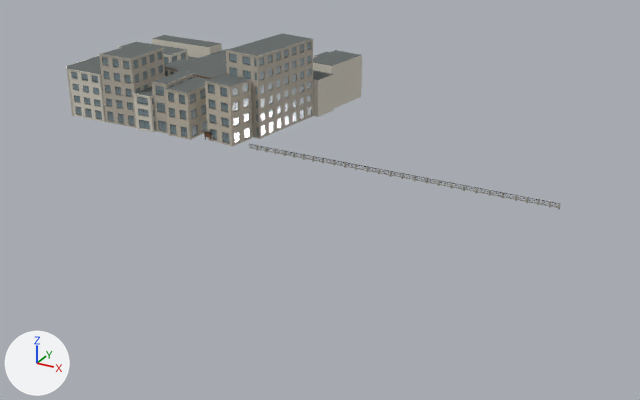
Before and after pictures for a commit that changed the glTF model experience/public/assets/neighborhoods/shijo-east/cells/cell-e010-n000/near.gltf.
One viewpoint serves both versions: a 50 mm lens placed at (1141.4, -124.7, 64.4), pointed at (1063.3, 17.3, -6.7). Lighting does not change. The marker at lower left points along +X, +Y and +Z. The first picture is the older version. Vertices at exactly the same position are counted once.

Before the edit, the objects in view are built like this:
```python
me_cell_e010_n000_near_granite = bpy.data.meshes.new('cell-e010-n000_near_granite')
me_cell_e010_n000_near_granite.from_pydata(...)  # 766 vertices, 1042 faces; spans x 1025.0..1109.5, y 18.6..29.4, z -0.1..13.0
me_cell_e010_n000_near_granite.materials.append(mat_granite)
me_cell_e010_n000_near_plaster = bpy.data.meshes.new('cell-e010-n000_near_plaster')
me_cell_e010_n000_near_plaster.from_pydata(...)  # 2433 vertices, 2364 faces; spans x 995.3..1049.1, y 18.7..65.2, z 0.0..11.8
me_cell_e010_n000_near_plaster.materials.append(mat_plaster)
me_cell_e010_n000_near_tile_wall = bpy.data.meshes.new('cell-e010-n000_near_tile-wall')
me_cell_e010_n000_near_tile_wall.from_pydata(...)  # 1518 vertices, 1602 faces; spans x 1007.2..1046.2, y 19.1..46.5, z 0.0..18.0
me_cell_e010_n000_near_tile_wall.materials.append(mat_tile_wall)
ob_cell_e010_n000_near_granite = bpy.data.objects.new('cell-e010-n000_near_granite', me_cell_e010_n000_near_granite)
ob_cell_e010_n000_near_granite.location = (0.0, 0.0, 0.0)
ob_cell_e010_n000_near_plaster = bpy.data.objects.new('cell-e010-n000_near_plaster', me_cell_e010_n000_near_plaster)
ob_cell_e010_n000_near_plaster.location = (0.0, 0.0, 0.0)
ob_cell_e010_n000_near_tile_wall = bpy.data.objects.new('cell-e010-n000_near_tile-wall', me_cell_e010_n000_near_tile_wall)
ob_cell_e010_n000_near_tile_wall.location = (0.0, 0.0, 0.0)
# also in view: 'cell-e010-n000_near_stone' at (1033.5, 24.1, 6.5); 'cell-e010-n000_near_frame' at (1052.6, 31.9, 8.9); 'cell-e010-n000_near_glass' at (1020.8, 33.4, 9.0); 'cell-e010-n000_near_roof' at (1022.3, 42.0, 10.0)
```
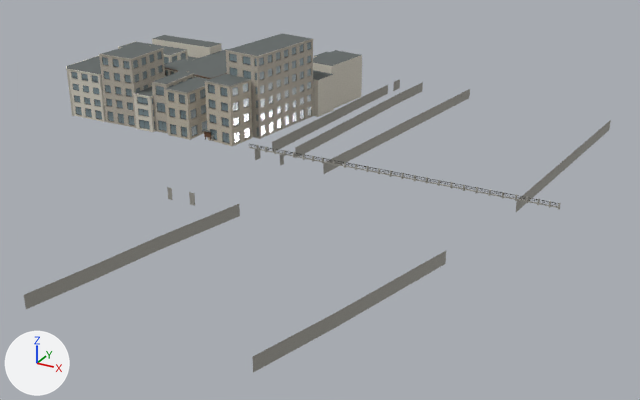
Pixel boxes [x1, y1, x2, y2] of what changed, in the pictures (640 x 400 px):
'cell-e010-n000_near_granite', reshaped (48% wider, 124% taller): before [165, 79, 560, 209]; after [24, 79, 611, 372]
part 1 of me_cell_e010_n000_near_granite, added: after [24, 79, 611, 372]

Diff of the bpy script that builds the scene:
```diff
--- a/experience/public/assets/neighborhoods/shijo-east/cells/cell-e010-n000/near.gltf.py
+++ b/experience/public/assets/neighborhoods/shijo-east/cells/cell-e010-n000/near.gltf.py
@@ me_cell_e010_n000_near_granite @@
 # used by ob_cell_e010_n000_near_granite; location = (0.0, 0.0, 0.0)
-me_cell_e010_n000_near_granite.from_pydata(...)  # 766 vertices, 1042 faces; spans x 1025.0..1109.5, y 18.6..29.4, z -0.1..13.0
+me_cell_e010_n000_near_granite.from_pydata(...)  # 834 vertices, 1088 faces; spans x 1025.0..1109.5, y -46.7..83.8, z -2.5..13.0
+# me_cell_e010_n000_near_granite part 1
+# 34 vertices are added at x 1042.7..1106.6, y -46.7..83.8, z -2.5
+# 34 new vertices lie (0.0, 0.0, 2.5) away from vertices in x 1042.7..1106.6, y -46.7..83.8, z -2.5
+# 46 new faces join them
 me_cell_e010_n000_near_granite.materials.append(mat_granite)
```
